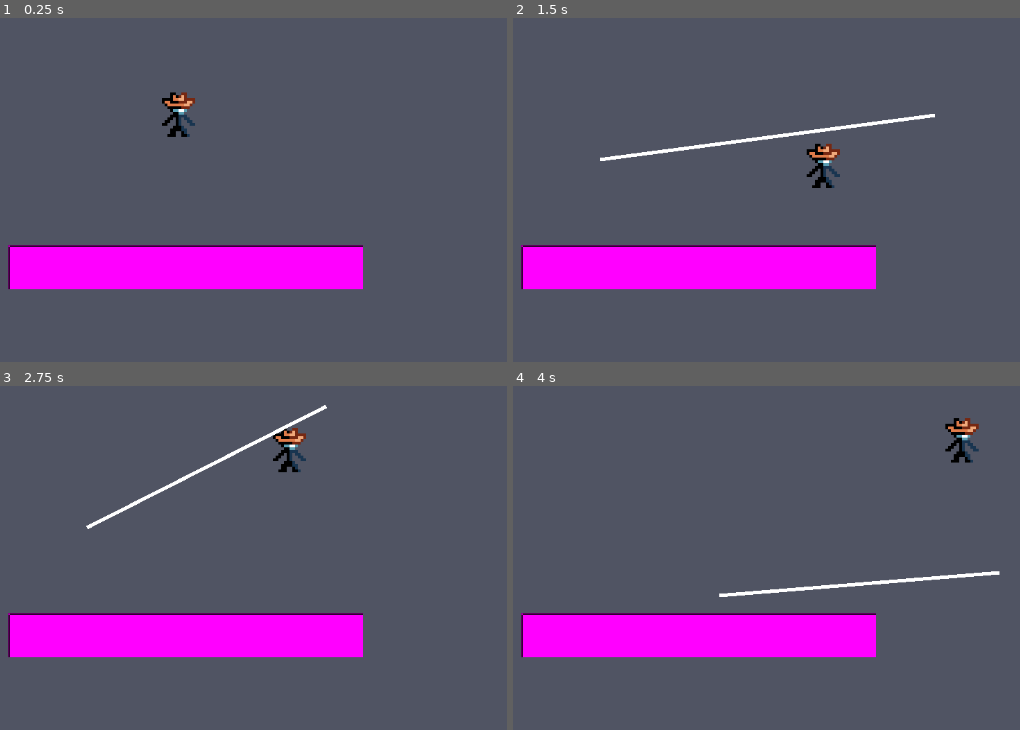
Above: before the commit, frames 1-4 (two rows, left to right).
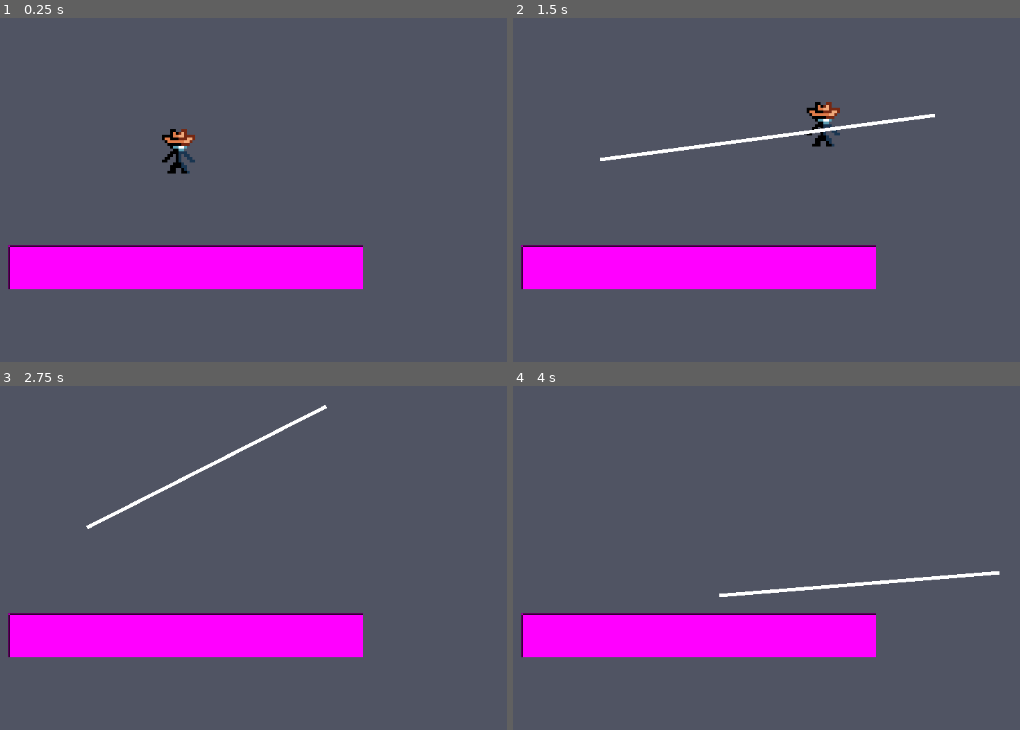
Above: after the commit, the same moments.

Repository: Jcodefox/GMTK-2025
Game: Godot game, scene res://scenes/topscenes/gameplay_topscene.tscn
Same seed, same stepped clock (60 frames per second), same inputs: the game is played once before the commit and once after it.
Inputs (mouse positions are in pixels of both pictures, inside the frame that each line leads up to):
- Up to frame 1 (0.25 s): no input
- Up to frame 2 (1.5 s): move the mouse to (933, 114) at 0.52 s; hold Space (move_jump) 0.53-1.28 s; hold D (move_right) from 0.53 s (still down); move the mouse to (599, 159) at 1.27 s; tap Space (move_jump) at 1.35 s
- Up to frame 3 (2.75 s): tap Space (move_jump) at 1.52, 1.82 s; move the mouse to (324, 406) at 2.02 s; release D (move_right) at 2.03 s; hold A (move_left) from 2.03 s (still down); hold Space (move_jump) from 2.03 s (still down)
- Up to frame 4 (4 s): move the mouse to (720, 595) at 2.77 s; release A (move_left) at 2.78 s; release Space (move_jump) at 2.78 s; hold D (move_right) from 2.78 s (still down); tap Space (move_jump) at 2.85, 3.02, 3.32 s; move the mouse to (999, 571) at 3.52 s; hold Space (move_jump) from 3.53 s (still down)

The runs differ from the first frame. In frame 1, 0.9% of the frame differs, in the area x 31-39%, y 21-46%; in frame 2, 0.9%, in the area x 57-65%, y 24-50%; in frame 3, 0.5%; in frame 4, 0.5%.

Commit message:
Add variable jump height

Diff:
--- a/scenes/topscenes/gameplay_topscene.tscn
+++ b/scenes/topscenes/gameplay_topscene.tscn
@@ -13,7 +13,6 @@
 
 [node name="Player" parent="." instance=ExtResource("1_rncwu")]
 position = Vector2(478, 262)
-double_jumps = 1
 
 [node name="Lasso" parent="." instance=ExtResource("2_u55sw")]
 
--- a/scripts/prefabs/player.gd
+++ b/scripts/prefabs/player.gd
@@ -13,17 +13,25 @@
 @export var jump_force: float = 500
 @export var coyote_time: float = 0.1
 @export var jump_buffer_time: float = 0.1
+@export var max_jump_held_time: float = 1.0
 
-@export_range(0, 100) var double_jumps: int = 0
+@export_range(0, 100) var double_jumps: int = 1
 
+@export_group("Gravity")
+@export var jump_gravity: float = 980
+
+var jump_held_time: float = INF
 var last_jump_attempt: float = INF
 var last_on_floor: float = INF
 @onready var double_jumps_left: int = double_jumps
 
 func _physics_process(delta: float) -> void:
-	var gravity: Vector2 = get_gravity()
+	var gravity_strength: float = ProjectSettings.get_setting("physics/2d/default_gravity") * 2.5
+
+	var current_gravity = jump_gravity if jump_held_time < max_jump_held_time else gravity_strength
+
 	if not is_on_floor():
-		velocity += gravity * delta
+		velocity.y += current_gravity * delta
 
 	var direction: float = Input.get_axis("move_left", "move_right")
 	if direction:
@@ -47,9 +55,16 @@
 	if Input.is_action_just_pressed("move_jump"):
 		last_jump_attempt = 0
 
+	if Input.is_action_pressed("move_jump"):
+		jump_held_time += delta
+	else:
+		# Halt jump gravity
+		jump_held_time = INF
+
 	if last_jump_attempt < coyote_time and (last_on_floor < jump_buffer_time or double_jumps_left > 0):
 		velocity.y = -jump_force
 		double_jumps_left = max(double_jumps_left - 1, 0)
+		jump_held_time = 0
 		# This prevents all double jumps from executing at once
 		last_jump_attempt = INF
 
